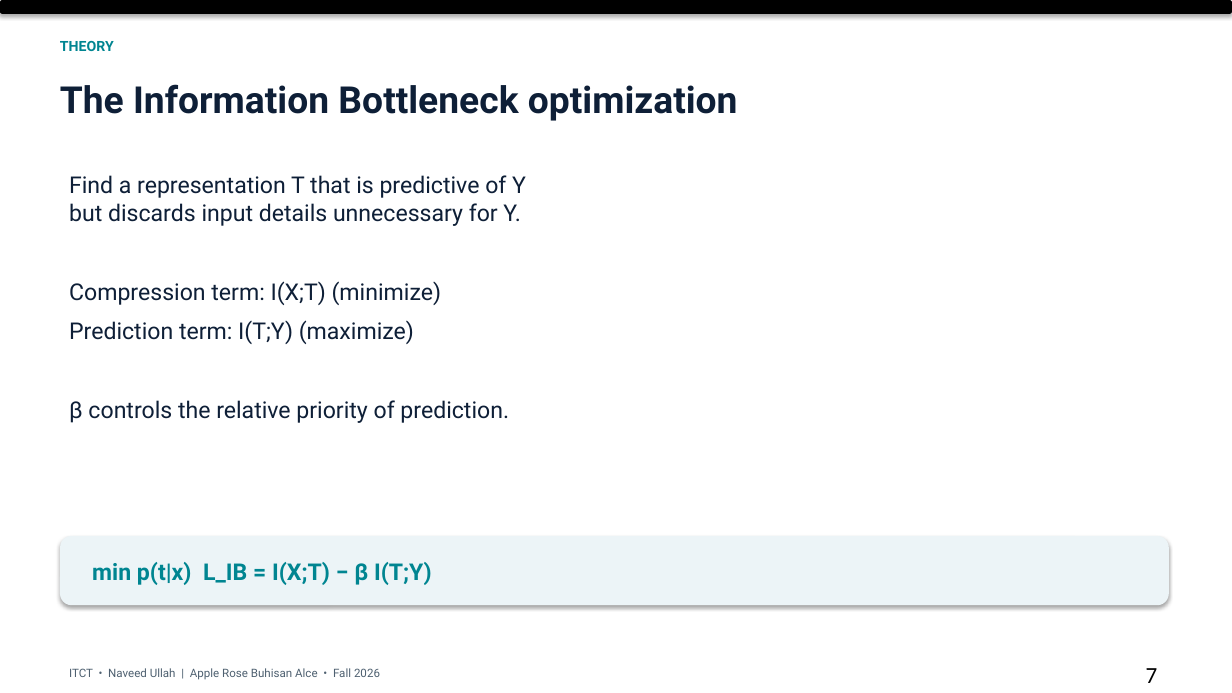
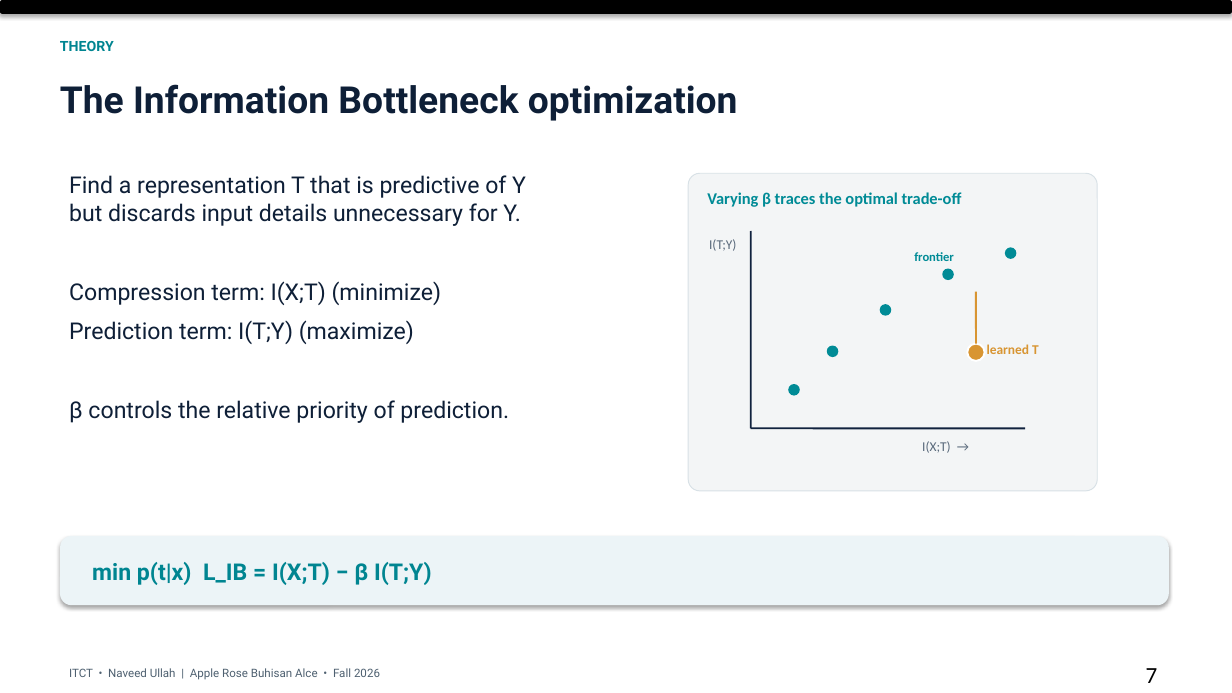
Before and after one commit to arba318/information-plane-lab, a slide deck: slide 7 of dist/artifacts/ITCT_Final_Presentation.pptx. Drawn at 1232x693 pixels with LibreOffice and Linux fonts; fonts in the diff are those of the drawing. Boxes give left, top, right and bottom in pixels: in the first picture for what was removed or moved away, otherwise in the second. Text is boxed around its words. In the diff, an @@ line names an element or a change of style, - is before the commit and + after.

```diff
--- a/dist/artifacts/ITCT_Final_Presentation.pptx
+++ b/dist/artifacts/ITCT_Final_Presentation.pptx
@@ rounded rectangle added at [689, 174, 1098, 492], fill #F3F5F6, outline #D8E1E6 0.75 pt @@
@@ text added at [707, 192, 962, 207], 12.8 pt, text #008B96, bold @@
+Varying β traces the optimal trade-off
@@ text added at [709, 239, 736, 251], 10.5 pt, text #59697B @@
+I(T;Y)
@@ line added from (750, 231) to (750, 429), #10223E 1.5 pt @@
@@ text added at [914, 252, 954, 261], 9.8 pt, text #008B96, bold @@
+frontier
@@ ellipse added at [943, 269, 954, 280], fill #008B96 @@
@@ ellipse added at [1006, 248, 1017, 259], fill #008B96 @@
@@ line added from (976, 292) to (976, 344), #D89532 1.5 pt @@
@@ ellipse added at [880, 304, 891, 315], fill #008B96 @@
@@ ellipse added at [827, 346, 838, 357], fill #008B96 @@
@@ ellipse added at [968, 344, 985, 361], fill #D89532, outline #FFFFFF 1.5 pt @@
@@ text added at [987, 344, 1039, 354], 10.5 pt, text #D89532, bold @@
+learned T
@@ ellipse added at [788, 384, 799, 396], fill #008B96 @@
@@ line added from (750, 429) to (1025, 429), #10223E 1.5 pt @@
@@ text added at [922, 441, 951, 453], 10.5 pt, text #59697B @@
+I(X;T) →
```
Also in this commit, not shown: 11 other slides changed, 1 other file.
